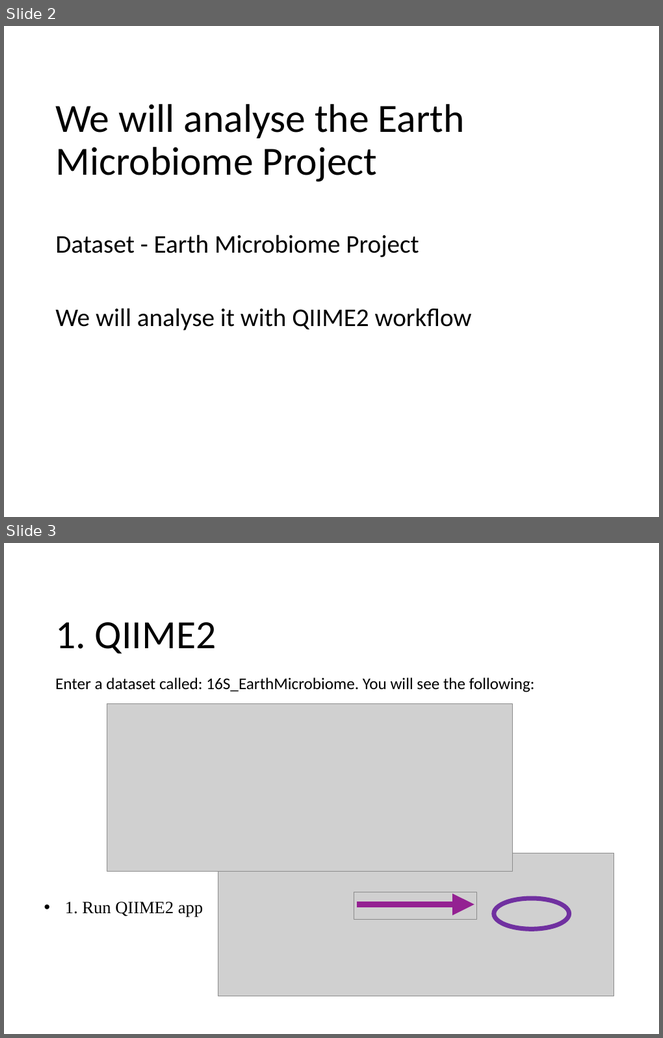
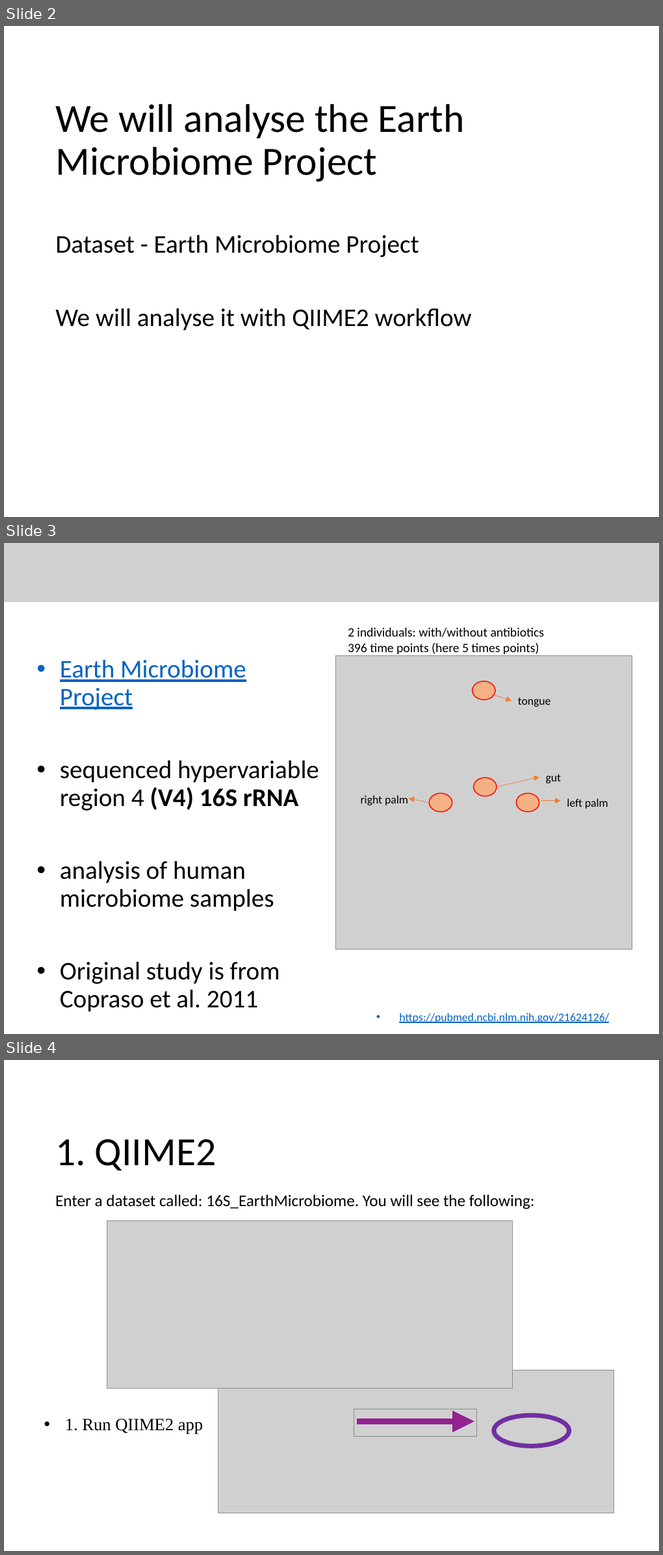
Before and after one commit to zajacn/metagenomics_course_FGCZ, a slide deck: QIIME2.pptx. Shown one above the other, each under a label of ours: slides 2 and 3 before the commit, slides 2, 3 and 4 after it. The pictures are 663x1038 and 663x1555 pixels, drawn with LibreOffice and Linux fonts; fonts in the diff are those of the drawing; grey boxes stand for pictures; background and template pictures are left out. Boxes give left, top, right and bottom in pixels: in the first picture for what was removed or moved away, otherwise in the second. Text is boxed around its words. In the diff, an @@ line names an element or a change of style, - is before the commit and + after.

```diff
--- a/QIIME2.pptx
+++ b/QIIME2.pptx
@@ slide 3 added at box(4, 543, 659, 1034), background #FFFFFF @@
@@ picture added at box(4, 543, 659, 602) @@
@@ text added at box(348, 627, 545, 655), 14.1 pt, text #000000 @@
+2 individuals: with/without antibiotics
+396 time points (here 5 times points)
@@ text added at box(60, 659, 319, 1012), 28 pt, text #000000 @@
+• Earth Microbiome Project
+• sequenced hypervariable region 4 (V4) 16S rRNA
+• analysis of human microbiome samples
+• Original study is from Copraso et al. 2011
+• Analysed with Quantitative Insights Into Microbial Ecology (QIIME2)
@@ picture added at box(336, 656, 633, 950) @@
@@ ellipse added at box(473, 681, 495, 700), fill #F4B183, outline #FF0000 1 pt @@
@@ arrow added from (492, 694) to (512, 701), #ED7D31 0.5 pt @@
@@ text added at box(518, 698, 551, 707), 12.7 pt, text #000000 @@
+tongue
@@ text added at box(546, 774, 561, 783), 12.7 pt, text #000000 @@
+gut
@@ text added at box(361, 795, 408, 806), 12.7 pt, text #000000 @@
+right palm
@@ ellipse added at box(429, 793, 452, 811), fill #F4B183, outline #FF0000 1 pt @@
@@ ellipse added at box(474, 778, 497, 796), fill #F4B183, outline #FF0000 1 pt @@
@@ arrow added from (497, 787) to (540, 777), #ED7D31 0.5 pt @@
@@ ellipse added at box(516, 793, 540, 811), fill #F4B183, outline #FF0000 1 pt @@
@@ arrow added from (429, 802) to (409, 798), #ED7D31 0.5 pt @@
@@ arrow added from (542, 801) to (561, 801), #ED7D31 0.5 pt @@
@@ text added at box(567, 798, 608, 809), 12.7 pt, text #000000 @@
+left palm
@@ text added at box(399, 1013, 609, 1023), 12.7 pt, text #0563C1, underline @@
+• https://pubmed.ncbi.nlm.nih.gov/21624126/
@@ what was slide 3 is now slide 4 @@
```
Also in this commit, not shown: 2 slides changed, 1 other slide added, 3 other files.
